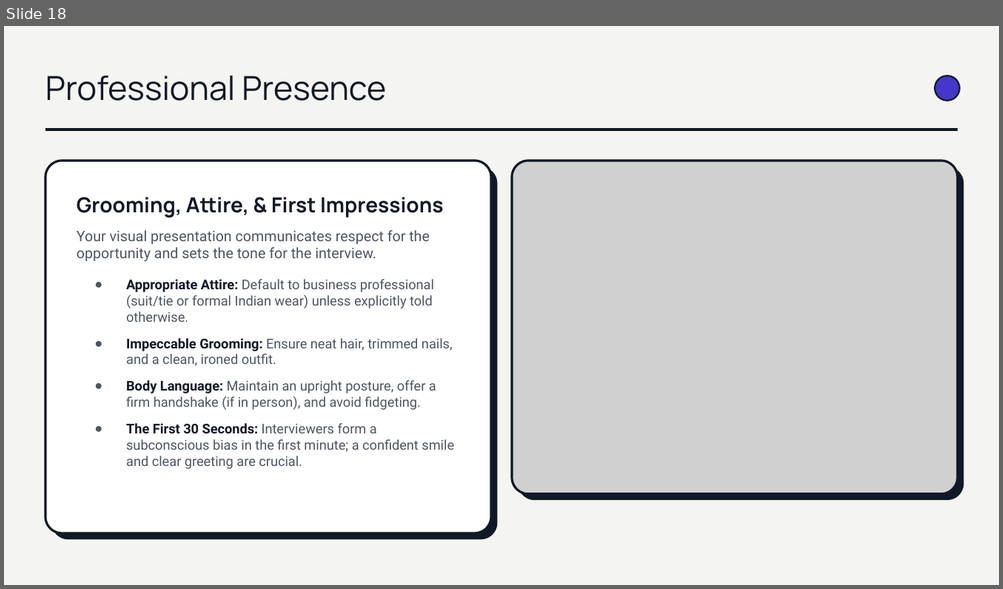
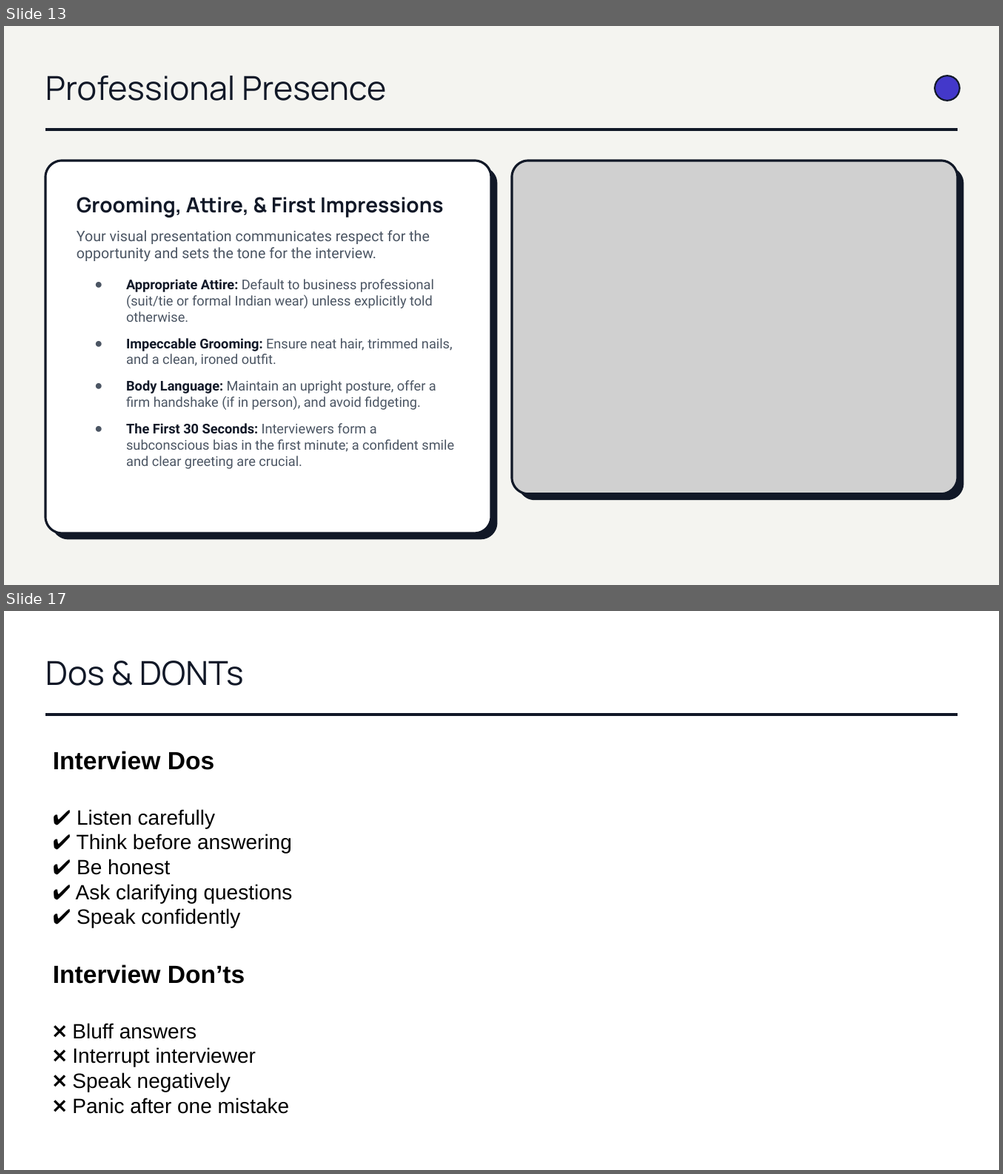
Before and after one commit to brinda-25/workshop, a slide deck: Day4/Mastering_Interview.pptx. Shown one above the other, each under a label of ours: slide 18 before the commit, slides 13 and 17 after it; the slides between them are not shown. The pictures are 1003x589 and 1003x1174 pixels, drawn with LibreOffice and Linux fonts; fonts in the diff are those of the drawing; grey boxes stand for pictures. Boxes give left, top, right and bottom in pixels: in the first picture for what was removed or moved away, otherwise in the second. Text is boxed around its words. In the diff, an @@ line names an element or a change of style, - is before the commit and + after.

```diff
--- a/Day4/Mastering_Interview.pptx
+++ b/Day4/Mastering_Interview.pptx
@@ slide 17 added at (x1=4, y1=611, x2=999, y2=1170), background #FFFFFF @@
@@ text added at (x1=45, y1=661, x2=244, y2=686), 32 pt, text #111827 @@
+Dos & DONTs
@@ line added from (45, 715) to (958, 715), #111827 3 pt @@
@@ text added at (x1=53, y1=751, x2=293, y2=1114), 20 pt, text #000000 @@
+Interview Dos
+✔ Listen carefully
+✔ Think before answering
+✔ Be honest
+✔ Ask clarifying questions
+✔ Speak confidently
+Interview Don’ts
+❌ Bluff answers
+❌ Interrupt interviewer
+❌ Speak negatively
+❌ Panic after one mistake
@@ what was slide 18 is now slide 13 @@
```
Also in this commit, not shown: 5 slides changed, 4 other slides added, 7 slides removed.
